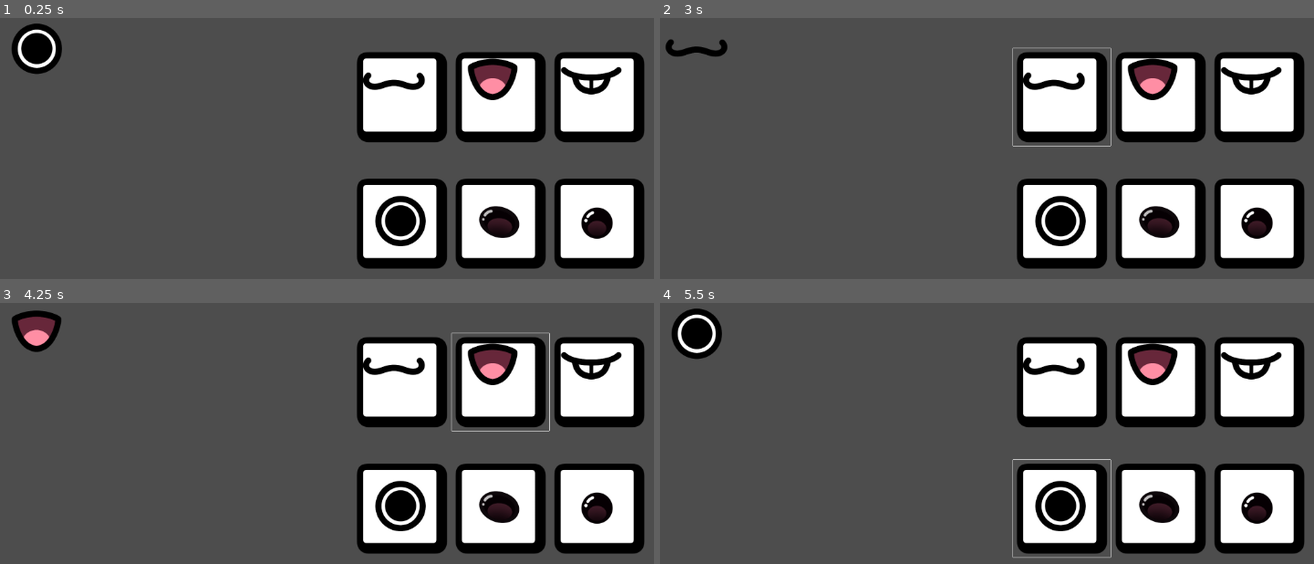
Above: before the commit, frames 1-4 (two rows, left to right).
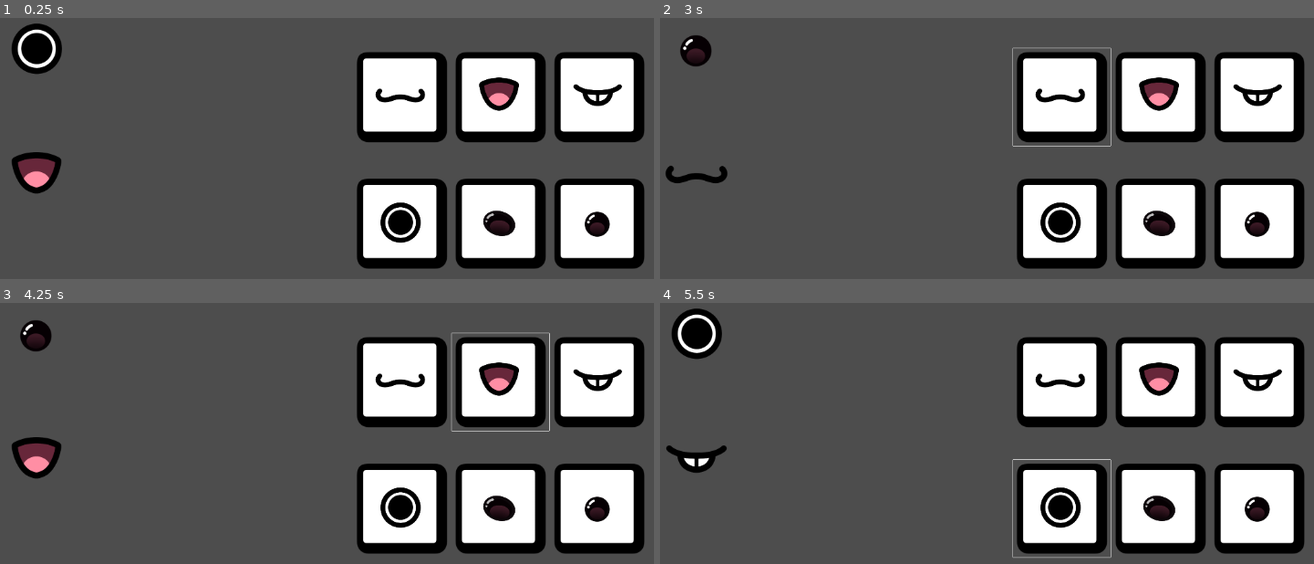
Above: after the commit, the same moments.

Repository: MoaOrLess/FloofMaker
Game: Godot game, scene res://SCENES/learning_1.tscn
Two runs of this game, one before a commit and one after it. Both use one fixed random seed, a clock stepped at 60 frames per second and the inputs below. This scene is started directly instead of the project's main scene.
Inputs (mouse positions are in pixels of both pictures, inside the frame that each line leads up to):
- Up to frame 1 (0.25 s): no input
- Up to frame 2 (3 s): click (1058, 224) at 0.52 s; click (1163, 224) at 1.27 s; click (1261, 224) at 2.02 s; click (1058, 96) at 2.77 s
- Up to frame 3 (4.25 s): click (503, 381) at 3.52 s
- Up to frame 4 (5.5 s): click (1261, 381) at 4.27 s; click (1058, 509) at 5.02 s

The runs differ from the first frame. In frame 1, 4.6% of the frame differs, in the area x 1-96%, y 15-88%; in frame 2, 4.6%; in frame 3, 5.5%, in the area x 1-96%, y 2-88%; in frame 4, 4.2%.

Commit message:
Mouth and Eye buttons control seperate sprites

Diff:
--- a/SCENES/learning_1b.gd
+++ b/SCENES/learning_1b.gd
@@ -13,40 +13,60 @@
 @onready var BUTTON_OFF = preload("res://ART/Button Off.png")
 @onready var BUTTON_ON = preload("res://ART/Button On.png")
 
-var current_sprite: Sprite2D = null
+var current_sprite_eye: Sprite2D = null
+var current_sprite_mouth: Sprite2D = null
 var texture_item: TextureRect
 signal click
 
 
 func _ready() -> void:
-	spawn_button()
-	spawn_texture(EYE_STARE)
+	spawn_button_eye()
 	spawn_button_mouth()
+	spawn_texture_eye(EYE_STARE)
+	spawn_texture_mouth(MOUTH_KIRBY)
+
 
 
 func _process(delta: float) -> void:
 	pass
 
-func spawn_texture(text):
+func spawn_texture_eye(text_eye):
 	#Remove sprite if it exists
-	if current_sprite != null:
-		remove_child(current_sprite)
-		current_sprite.queue_free()
+	if current_sprite_eye != null:
+		remove_child(current_sprite_eye)
+		current_sprite_eye.queue_free()
 
 	#Make a new sprite
-	var sprite_inst = Sprite2D.new()
-	add_child(sprite_inst)
+	var sprite_inst_eye = Sprite2D.new()
+	add_child(sprite_inst_eye)
 
 	#spirte_inst.set_texture(EYE_STARE)
-	sprite_inst.texture = text
-	sprite_inst.scale = Vector2(0.5,0.5)
-	sprite_inst.position = Vector2(100,100)
+	sprite_inst_eye.texture = text_eye
+	sprite_inst_eye.scale = Vector2(0.5,0.5)
+	sprite_inst_eye.position = Vector2(100,100)
 
 	#Store new sprite
-	current_sprite = sprite_inst
+	current_sprite_eye = sprite_inst_eye
 
+func spawn_texture_mouth(text_mouth):
+	#Remove sprite if it exists
+	if current_sprite_mouth != null:
+		remove_child(current_sprite_mouth)
+		current_sprite_mouth.queue_free()
 
-func spawn_button():
+	#Make a new sprite
+	var sprite_inst_mouth = Sprite2D.new()
+	add_child(sprite_inst_mouth)
+
+	#spirte_inst.set_texture(EYE_STARE)
+	sprite_inst_mouth.texture = text_mouth
+	sprite_inst_mouth.scale = Vector2(0.5,0.5)
+	sprite_inst_mouth.position = Vector2(100,300)
+
+	#Store new sprite
+	current_sprite_mouth = sprite_inst_mouth
+
+func spawn_button_eye():
 	#Makes Gridcontainer
 	var grid_container = GridContainer.new()
 	add_child(grid_container)
@@ -55,9 +75,9 @@
 	grid_container.position = Vector2(600,300)
 
 
-	create_button(grid_container, BUTTON_OFF, EYE_STARE)
-	create_button(grid_container, BUTTON_OFF, EYE_CLASSIC)
-	create_button(grid_container, BUTTON_OFF, EYE_ROUND)
+	create_button_eye(grid_container, BUTTON_OFF, EYE_STARE)
+	create_button_eye(grid_container, BUTTON_OFF, EYE_CLASSIC)
+	create_button_eye(grid_container, BUTTON_OFF, EYE_ROUND)
 
 func spawn_button_mouth():
 	var grid_container = GridContainer.new()
@@ -65,24 +85,52 @@
 	grid_container.scale = Vector2(0.5,0.5)
 	grid_container.columns = 3
 	grid_container.position = Vector2(600,100)
-	create_button(grid_container, BUTTON_OFF, MOUTH_TREE)
-	create_button(grid_container, BUTTON_OFF, MOUTH_KIRBY)
-	create_button(grid_container, BUTTON_OFF, MOUTH_TOOF)
+	create_button_mouth(grid_container, BUTTON_OFF, MOUTH_TREE)
+	create_button_mouth(grid_container, BUTTON_OFF, MOUTH_KIRBY)
+	create_button_mouth(grid_container, BUTTON_OFF, MOUTH_TOOF)
 
-func create_button(parent, button_texture, eye_texture):
-	var button_inst = Button.new()
-	parent.add_child(button_inst)
-	button_inst.flat = true
-	var text_inst = TextureRect.new()
-	text_inst.position = Vector2(0,20)
-
-	button_inst.icon = button_texture
-	button_inst.add_child(text_inst)
-	text_inst.texture = eye_texture
-
-	button_inst.pressed.connect(button_is_pressed.bind(text_inst.texture))
+func create_button_eye(parent, button_texture, eye_texture):
+	var button_inst_eye = Button.new()
+	parent.add_child(button_inst_eye)
+	button_inst_eye.flat = true
+	var text_inst_eye = Sprite2D.new()
 
 
-func button_is_pressed(texture):
-	spawn_texture(texture)
+	button_inst_eye.icon = button_texture
+	button_inst_eye.add_child(text_inst_eye)
+	text_inst_eye.texture = eye_texture
+
+	var button_height = button_inst_eye.icon.get_height()
+	var button_width = button_inst_eye.icon.get_width()
+	text_inst_eye.position = Vector2(button_width/2,button_height/2)
+	text_inst_eye.scale = Vector2(0.80,0.80)
+
+	button_inst_eye.pressed.connect(button_is_pressed_eye.bind(text_inst_eye.texture))
+
+func create_button_mouth(parent, button_texture, mouth_texture):
+	var button_inst_mouth = Button.new()
+	parent.add_child(button_inst_mouth)
+	button_inst_mouth.flat = true
+	var text_inst_mouth = Sprite2D.new()
+
+
+	button_inst_mouth.icon = button_texture
+	button_inst_mouth.add_child(text_inst_mouth)
+	text_inst_mouth.texture = mouth_texture
+
+	var button_height = button_inst_mouth.icon.get_height()
+	var button_width = button_inst_mouth.icon.get_width()
+	text_inst_mouth.position = Vector2(button_width/2,button_height/2)
+	text_inst_mouth.scale = Vector2(0.80,0.80)
+
+	button_inst_mouth.pressed.connect(button_is_pressed_mouth.bind(text_inst_mouth.texture))
+
+func button_is_pressed_eye(texture):
+	spawn_texture_eye(texture)
+	print(str(texture))
 	print('Button pressed, sprite updated')
+
+func button_is_pressed_mouth(texture):
+	spawn_texture_mouth(texture)
+	print(str(texture))
+	print('Button pressed, sprite updated')
